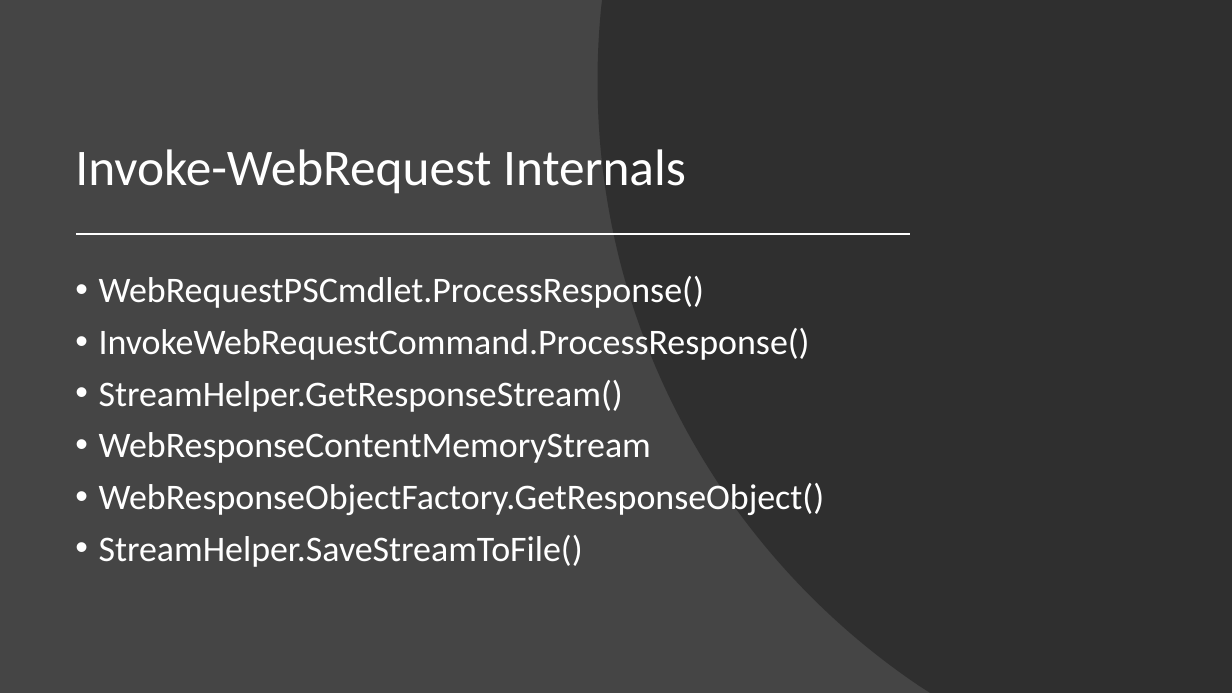
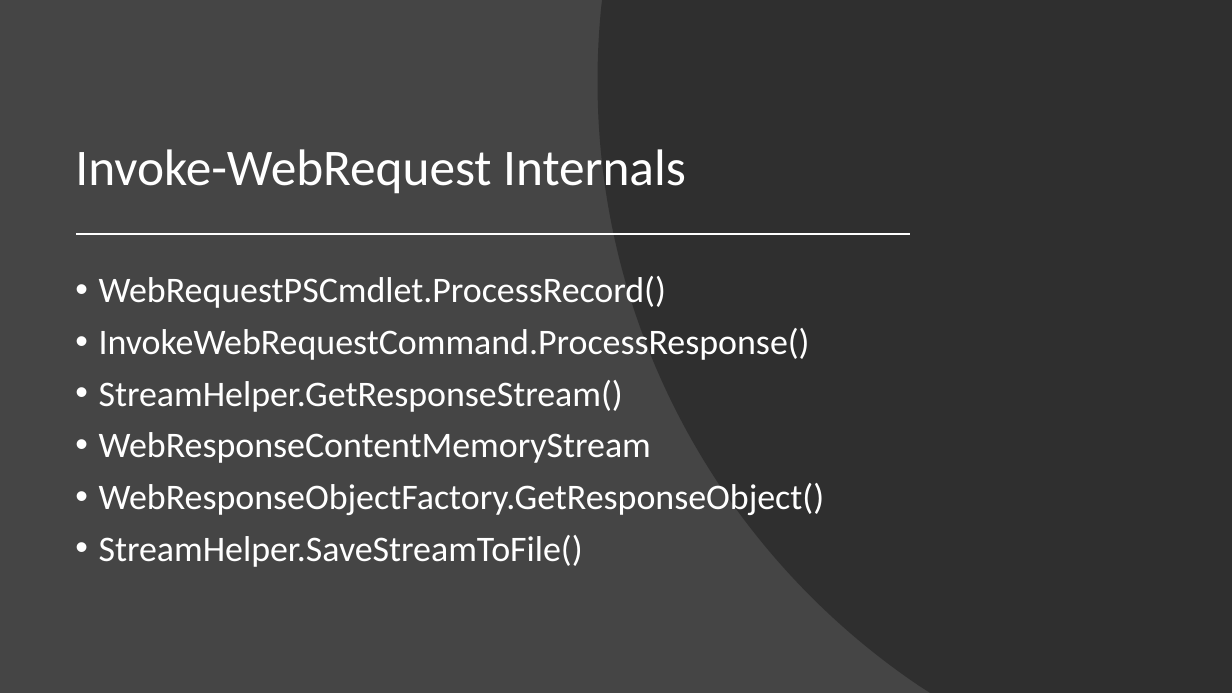
Before and after one commit to markekraus/Deep-Web-Web-Cmdlets-Presentation, a slide deck: slide 33 of Deep Web - Web Cmdlets Deep Dive.pptx. Drawn at 1232x693 pixels with LibreOffice and Linux fonts; fonts in the diff are those of the drawing; background and template pictures are left out. Boxes give left, top, right and bottom in pixels: in the first picture for what was removed or moved away, otherwise in the second. Text is boxed around its words. In the diff, an @@ line names an element or a change of style, - is before the commit and + after.

```diff
--- a/Deep Web - Web Cmdlets Deep Dive.pptx
+++ b/Deep Web - Web Cmdlets Deep Dive.pptx
@@ text at [99, 276, 666, 308]: text changed @@
-• WebRequestPSCmdlet.ProcessResponse()
+• WebRequestPSCmdlet.ProcessRecord()
```
Also in this commit, not shown: 1 other slide changed, 1 slide added, 1 other file.
